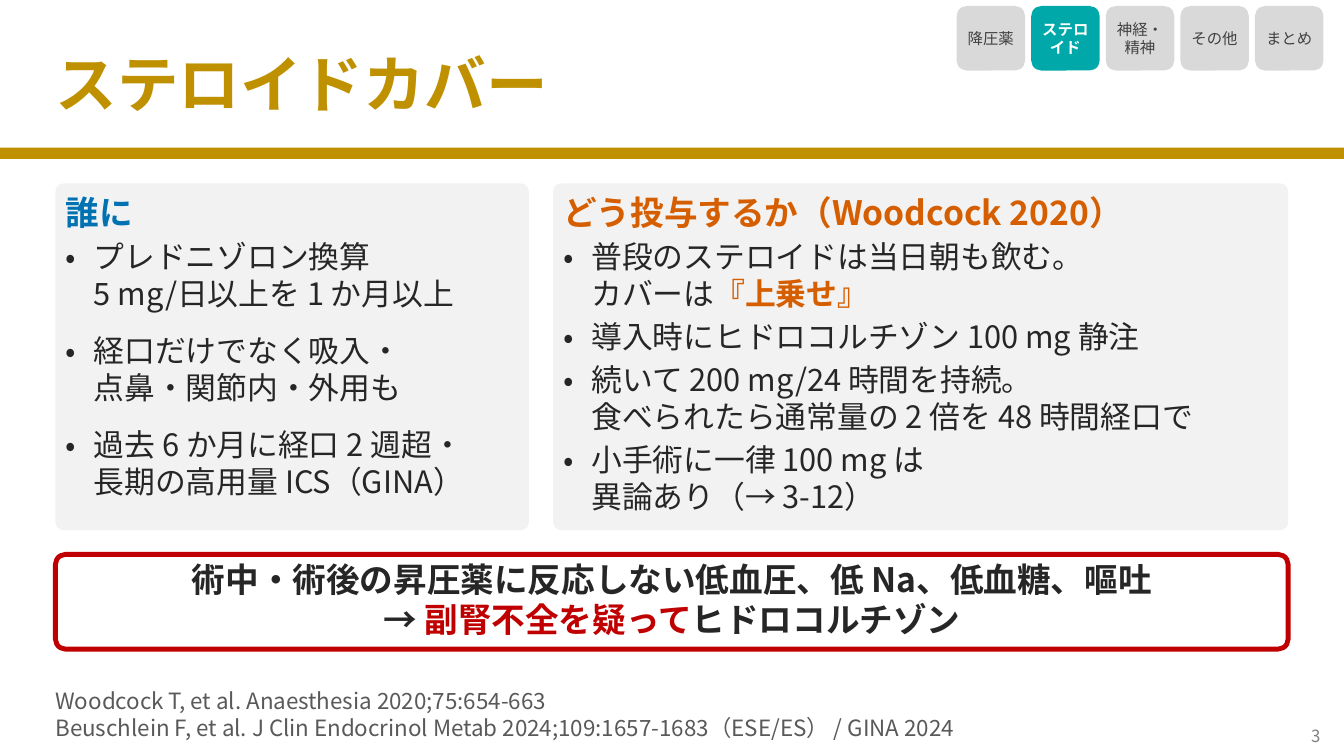
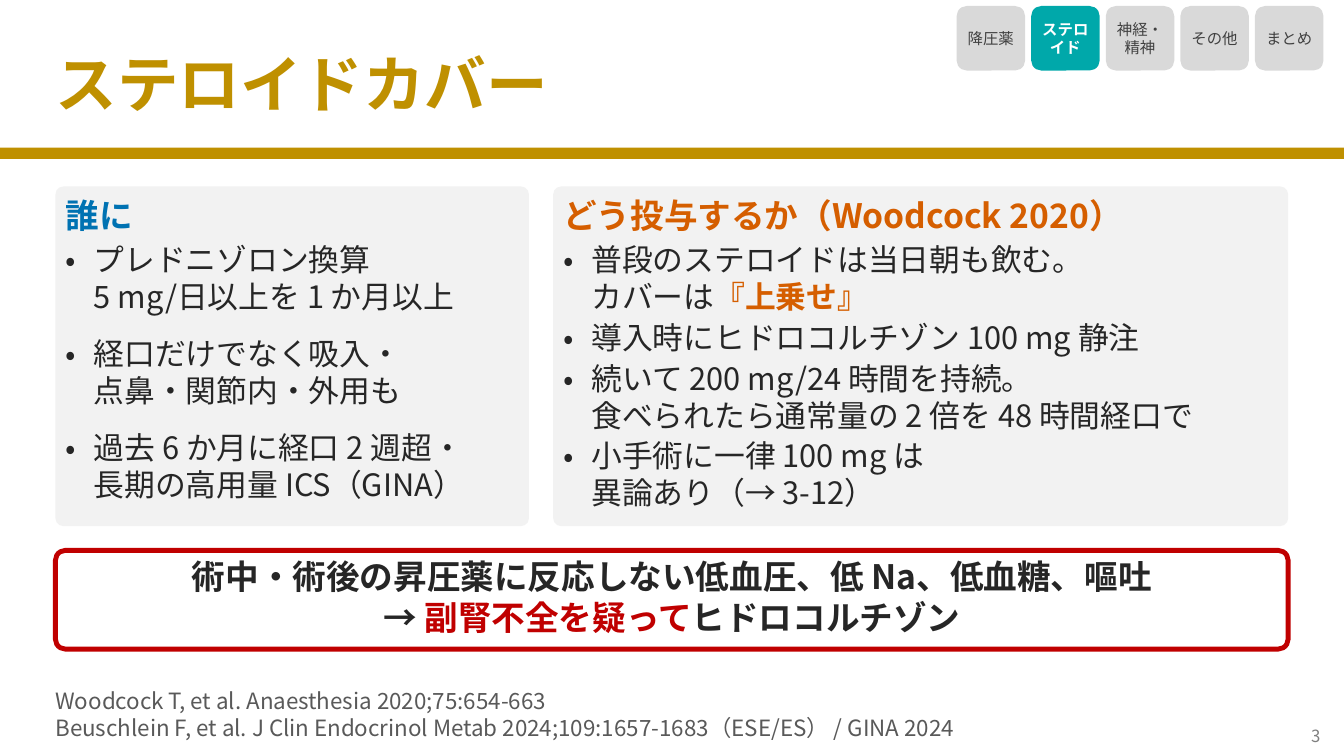
Before and after one commit to nobumitsu-3141/Anes-lecture, a slide deck: slide 4 of slides/4-14_other_chronic_drugs/4-14_other_chronic_drugs.pptx. Drawn at 1344x756 pixels with LibreOffice and Linux fonts; fonts in the diff are those of the drawing. Boxes give left, top, right and bottom in pixels: in the first picture for what was removed or moved away, otherwise in the second. Text is boxed around its words. In the diff, an @@ line names an element or a change of style, - is before the commit and + after.

```diff
--- a/slides/4-14_other_chronic_drugs/4-14_other_chronic_drugs.pptx
+++ b/slides/4-14_other_chronic_drugs/4-14_other_chronic_drugs.pptx
@@ rounded rectangle: place and size @@
-rounded rectangle at (55, 184, 529, 530)
+rounded rectangle at (55, 187, 529, 526)
@@ rounded rectangle: place and size @@
-rounded rectangle at (554, 184, 1289, 530)
+rounded rectangle at (554, 187, 1289, 526)
@@ text "•": place and size @@
-text "•" at (66, 426, 101, 468)
+text "•" at (66, 430, 101, 471)
@@ 3 texts: place and size @@
-3 texts at (564, 442, 925, 511)
+3 texts at (564, 437, 925, 507)
@@ proportions changed in 3 elements at (554, 187, 1289, 526), (55, 187, 529, 526), (55, 551, 1289, 649) @@
@@ rounded rectangle: place and size @@
-rounded rectangle at (55, 555, 1289, 649)
+rounded rectangle at (55, 551, 1289, 649)
```
Also in this commit, not shown: 6 other slides changed, 3 slides added, 5 other files.
